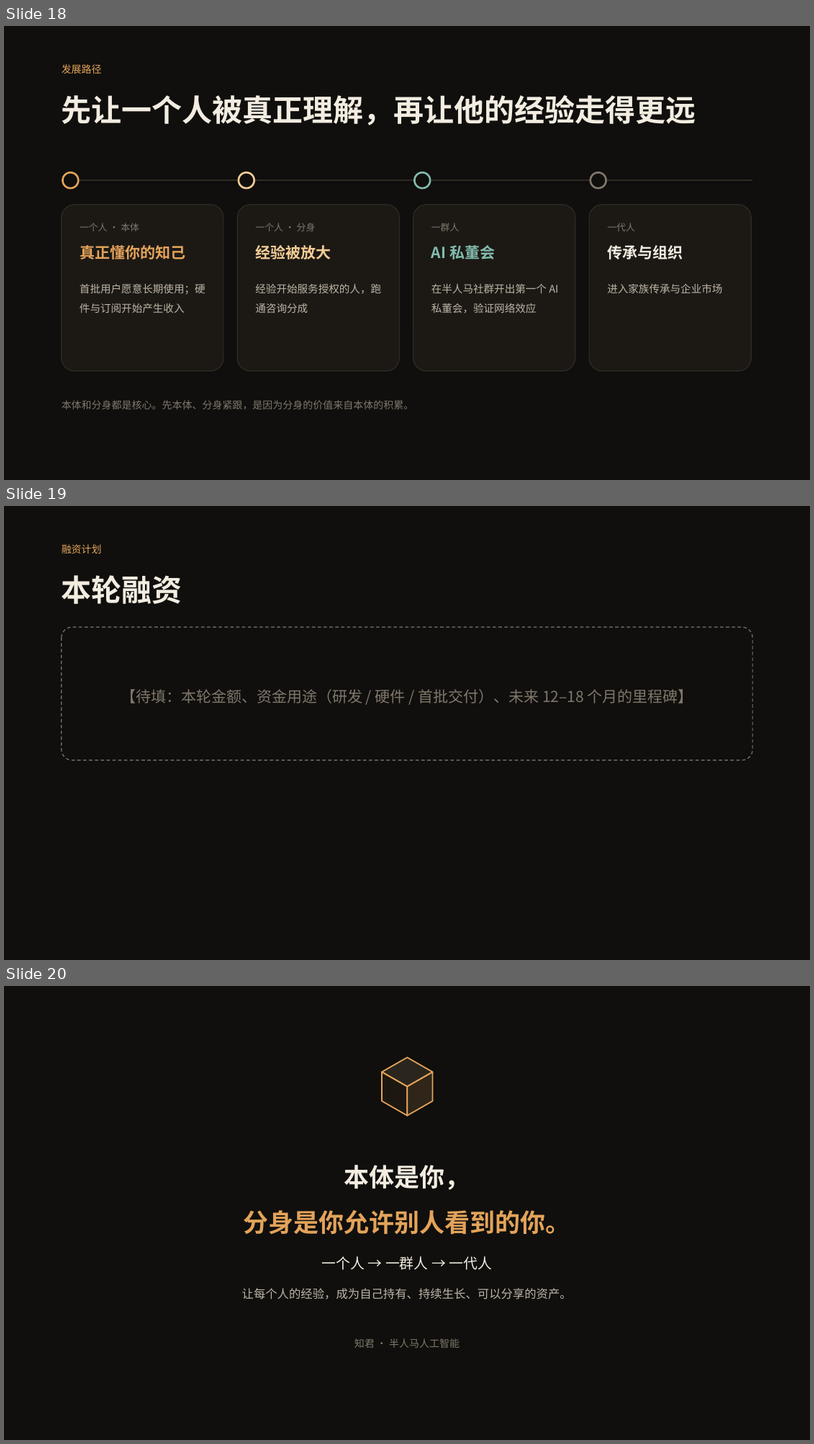
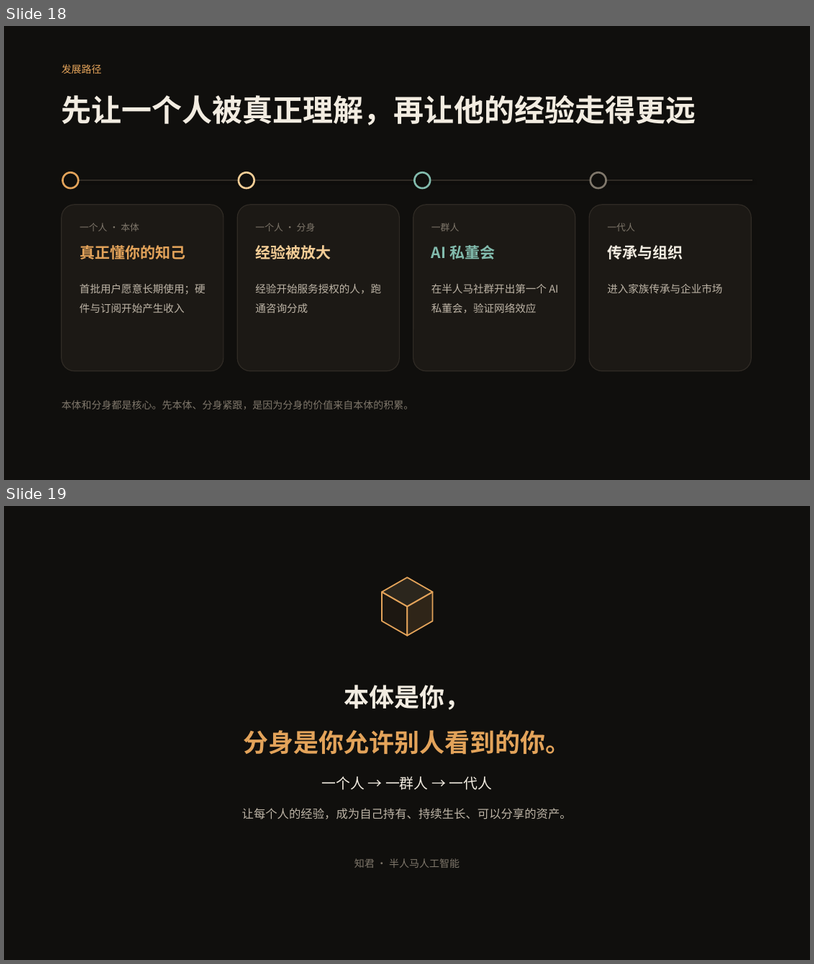
Before and after one commit to finewood2008/centaurAI, a slide deck: docs/product/ZHIJUN_BUSINESS_PLAN.pptx. Shown one above the other, each under a label of ours: slides 18, 19 and 20 before the commit, slides 18 and 19 after it. The pictures are 814x1444 and 814x964 pixels, drawn with LibreOffice and Linux fonts; fonts in the diff are those of the drawing. Boxes give left, top, right and bottom in pixels: in the first picture for what was removed or moved away, otherwise in the second. Text is boxed around its words. In the diff, an @@ line names an element or a change of style, - is before the commit and + after.

```diff
--- a/docs/product/ZHIJUN_BUSINESS_PLAN.pptx
+++ b/docs/product/ZHIJUN_BUSINESS_PLAN.pptx
@@ slide 19 removed at [4,506,810,960], background #100F0D @@
@@ text removed at [62,544,102,554] @@
-融资计划
@@ text removed at [62,575,183,604] @@
-本轮融资
@@ rounded rectangle removed at [62,627,753,760] @@
@@ text removed at [121,689,694,703] @@
-【待填：本轮金额、资金用途（研发 / 硬件 / 首批交付）、未来 12–18 个月的里程碑】
@@ what was slide 20 is now slide 19 @@
```
Also in this commit, not shown: 2 other files.
